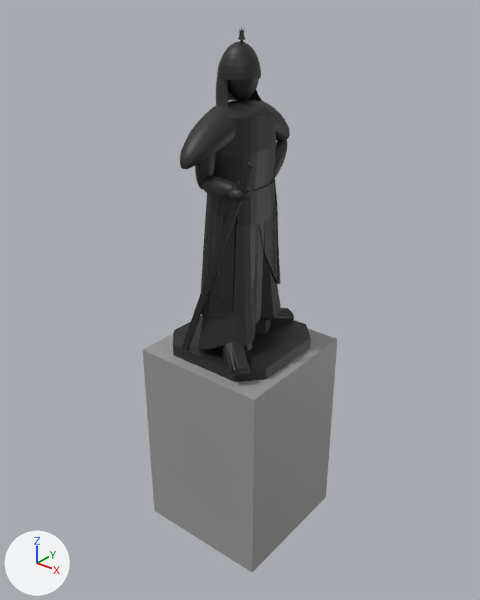
Two versions of the glTF model frontend/public/models/Yisunshin.glb, one commit apart.
Camera for both pictures: a camera (50 mm lens) standing at (3.13, -3.93, 4.66) and looking at (-0.02, 0.01, 2.22). Arrows for +X, +Y and +Z are at lower left; the lights stay in place. Where no turn or scale is listed for an object, it has been applied to the vertices. Vertices at the same position are counted once.
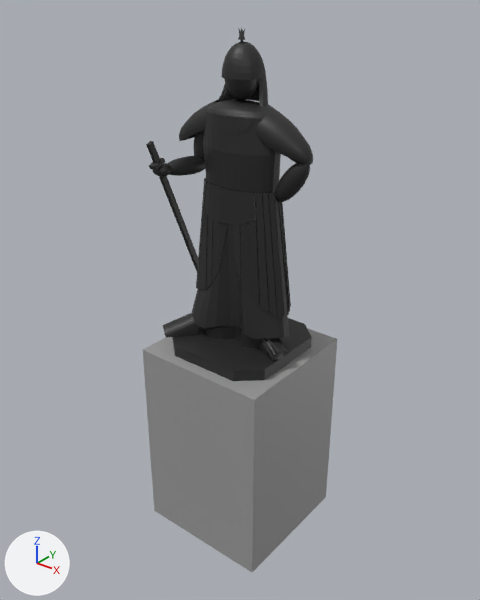
Location of each change, (x1, y1, x2, y2) in pixels of the pictures (480 x 600 px):
'Cube', reshaped, turned
    before: (143, 316, 337, 572)
    after: (143, 28, 337, 572)
'Cylinder.001', deleted (black)
    before: (180, 28, 294, 376)
part 1 of me_cube, added
    after: (207, 99, 267, 119)
part 2 of me_cube, added (black)
    after: (224, 50, 259, 100)
part 3 of me_cube, added
    after: (152, 163, 172, 176)
part 4 of me_cube, added (black)
    after: (146, 29, 313, 361)

The change, as a list of edits to the scene's bpy script:
```text
Change me_cube:
    used by ob_cube; location = (0.0, 0.0, 0.0); scale = (0.6, 0.6, 0.9)
    remove me_cube.from_pydata(...)  # 24 vertices, 40 faces; spans x -1.0..1.0, y -1.0..1.0, z 0.0..2.11
    add me_cube.from_pydata(...)  # 5142 vertices, 10208 faces; spans x -1.0..1.0, y -1.06..1.02, z 0.0..4.83
    me_cube part 1: a new loose piece, a UV sphere (32 segments, 16 rings, poles along z) spanning x -0.32..0.31, y -0.52..0.52, z 4.05..4.28, in mat_material (black #252525)
    me_cube part 2: a new loose piece, a UV sphere (32 segments, 16 rings, poles along z) spanning x -0.21..0.21, y -0.21..0.21, z 4.28..4.71, in mat_material (black #252525)
    me_cube part 3: a new loose piece, a UV sphere (32 segments, 16 rings, poles along z) spanning x 0.49..0.74, y -0.94..-0.69, z 3.65..3.76, in mat_material (black #252525)
    me_cube part 4: 3575 vertices added at x -0.4..0.83, y -1.06..1.02, z 2.09..4.82
Change ob_cube:
    ob_cube.rotation_euler: (0.0, 0.0, 0.0) -> (0.0, 0.0, -1.571)  # degrees (0, 0, 0) -> degrees (0, 0, -90)
Remove ob_cylinder_001:
    ob_cylinder_001 = bpy.data.objects.new('Cylinder.001', me_cylinder_002)
    ob_cylinder_001.location = (0.081, 0.399, 1.9)
```
